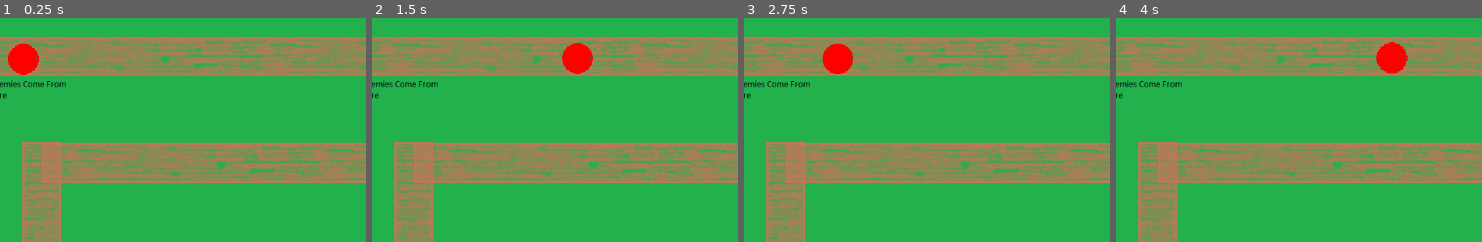
Above: before the commit, frames 1-4 (left to right).
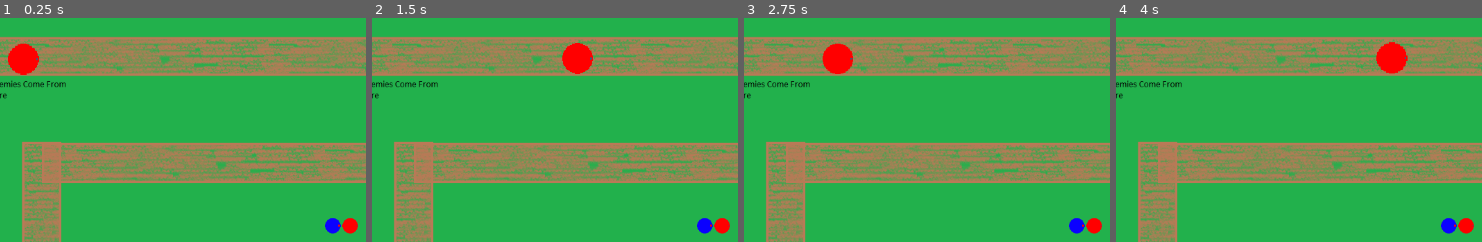
Above: after the commit, the same moments.

Repository: ashw2002/ProjPiethlete
Game: Godot game, scene res://Resources/Scenes/Map1/Map1.tscn
The game is run twice, just before and just after one commit, with the same random seed, the same clock (stepped at 60 frames per second) and the same inputs.
Inputs (mouse positions are % of the whole screen's width and height, from its top left):
- Up to frame 1 (0.25 s): no input
- Up to frame 2 (1.5 s): click (49, 48) at 0.52 s; click (52, 48) at 1.27 s
- Up to frame 3 (2.75 s): click (49, 48) at 2.02 s
- Up to frame 4 (4 s): click (52, 48) at 2.77 s; click (49, 48) at 3.52 s
The pictures show only the part of the screen within x 4-54%, y 2-52%; the shares and areas given below are measured in that part.

The runs differ from the first frame. In frame 1, 0.5% of the frame differs, in the area x 88-98%, y 89-97%; in frame 2, 0.5%; in frame 3, 0.5%; in frame 4, 0.5%.

Commit message:
Began work on GUI

Diff:
--- /dev/null
+++ b/BuildOneProj/Resources/Prefabs/GUI.tscn
@@ -0,0 +1,31 @@
+[gd_scene load_steps=4 format=3 uid="uid://t0bhj8croa4q"]
+
+[ext_resource type="Texture2D" uid="uid://c31wfib7giqyc" path="res://Resources/Sprites/TowerPlaceHolder.png" id="1_1qpkk"]
+[ext_resource type="Script" path="res://Resources/Scripts/GUI_Controller.gd" id="1_b63kd"]
+[ext_resource type="Texture2D" uid="uid://rj7ihr35plv7" path="res://Resources/Sprites/CrowPlaceholder.png" id="2_psljo"]
+
+[node name="Node2D" type="Control"]
+layout_mode = 3
+anchors_preset = 0
+script = ExtResource("1_b63kd")
+
+[node name="HBoxContainer" type="HBoxContainer" parent="."]
+layout_mode = 1
+anchors_preset = 12
+anchor_top = 1.0
+anchor_right = 1.0
+anchor_bottom = 1.0
+grow_horizontal = 2
+grow_vertical = 0
+
+[node name="BlueButton" type="TextureButton" parent="HBoxContainer"]
+layout_mode = 2
+size_flags_horizontal = 4
+size_flags_vertical = 4
+texture_normal = ExtResource("1_1qpkk")
+
+[node name="RedButton" type="TextureButton" parent="HBoxContainer"]
+layout_mode = 2
+texture_normal = ExtResource("2_psljo")
+
+[connection signal="pressed" from="HBoxContainer/BlueButton" to="." method="_on_texture_button_pressed"]
--- a/BuildOneProj/Resources/Scenes/Map1/Map1.tscn
+++ b/BuildOneProj/Resources/Scenes/Map1/Map1.tscn
@@ -1,8 +1,9 @@
-[gd_scene load_steps=6 format=3 uid="uid://b5y6bv0adtrr6"]
+[gd_scene load_steps=7 format=3 uid="uid://b5y6bv0adtrr6"]
 
 [ext_resource type="Texture2D" uid="uid://rw4ivwlxins3" path="res://Resources/Sprites/PlaceHolderMap1.png" id="1_1fry7"]
 [ext_resource type="Script" path="res://Resources/Scripts/MapController.gd" id="1_a5ik6"]
 [ext_resource type="PackedScene" uid="uid://xqncw7fk7o30" path="res://Resources/Prefabs/CrowTemplate.tscn" id="2_g6igy"]
+[ext_resource type="PackedScene" uid="uid://t0bhj8croa4q" path="res://Resources/Prefabs/GUI.tscn" id="4_1b6fq"]
 [ext_resource type="PackedScene" uid="uid://bafcayi7milv2" path="res://Resources/Prefabs/TowerTemplate.tscn" id="4_cqrt5"]
 
 [sub_resource type="RectangleShape2D" id="RectangleShape2D_p2n7q"]
@@ -32,3 +33,9 @@
 [node name="TowerTemplate" parent="." groups=["Enemies"] instance=ExtResource("4_cqrt5")]
 position = Vector2(277, -416)
 TwrRng = 300.0
+
+[node name="Node2D" parent="." instance=ExtResource("4_1b6fq")]
+offset_left = 1.0
+offset_top = -156.0
+offset_right = 1.0
+offset_bottom = -156.0
--- /dev/null
+++ b/BuildOneProj/Resources/Scripts/GUI_Controller.gd
@@ -0,0 +1,15 @@
+extends Node
+
+
+# Called when the node enters the scene tree for the first time.
+func _ready():
+	pass # Replace with function body.
+
+
+# Called every frame. 'delta' is the elapsed time since the previous frame.
+func _process(delta):
+	pass
+
+
+func _on_texture_button_pressed():
+	pass # Replace with function body.
